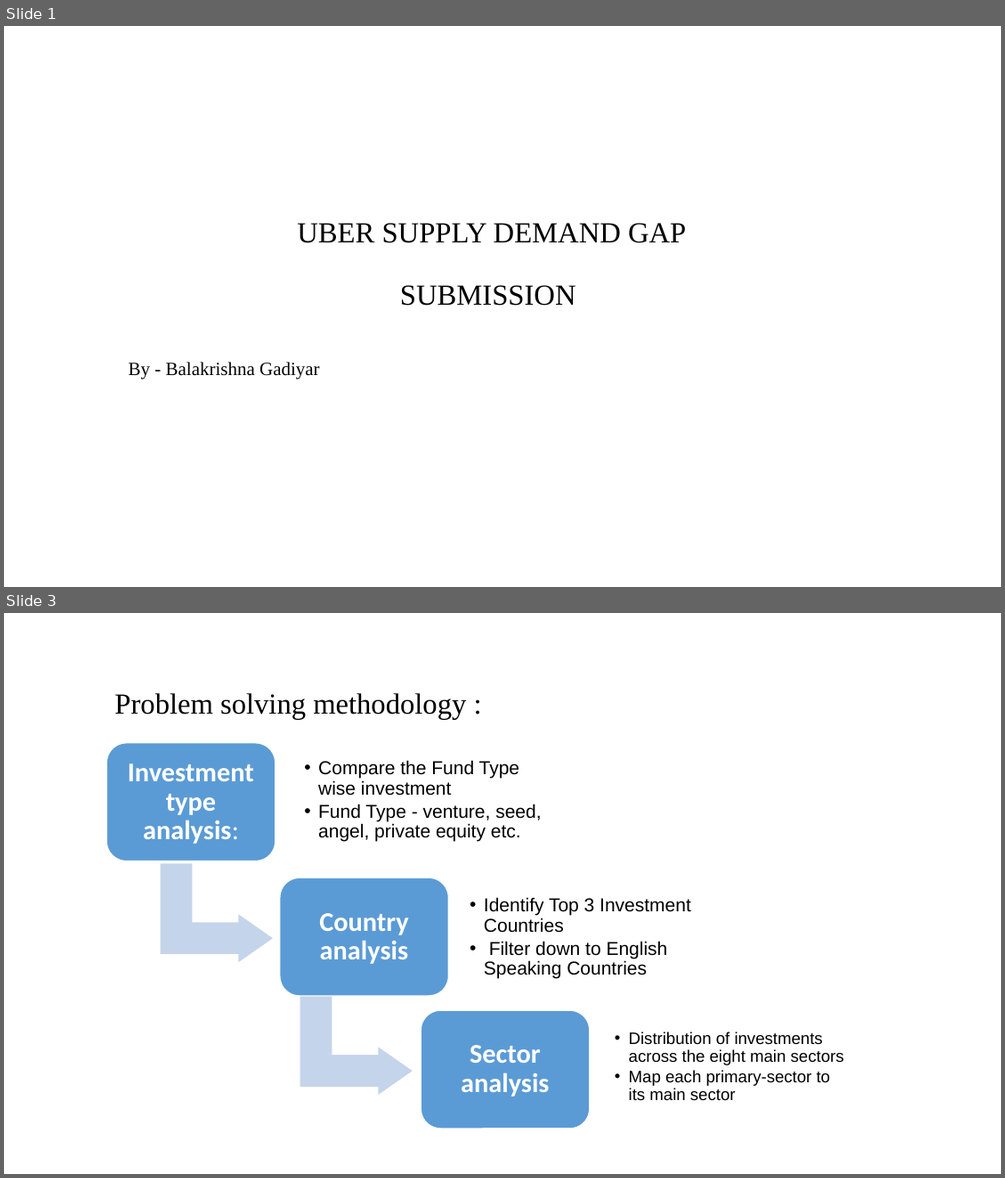
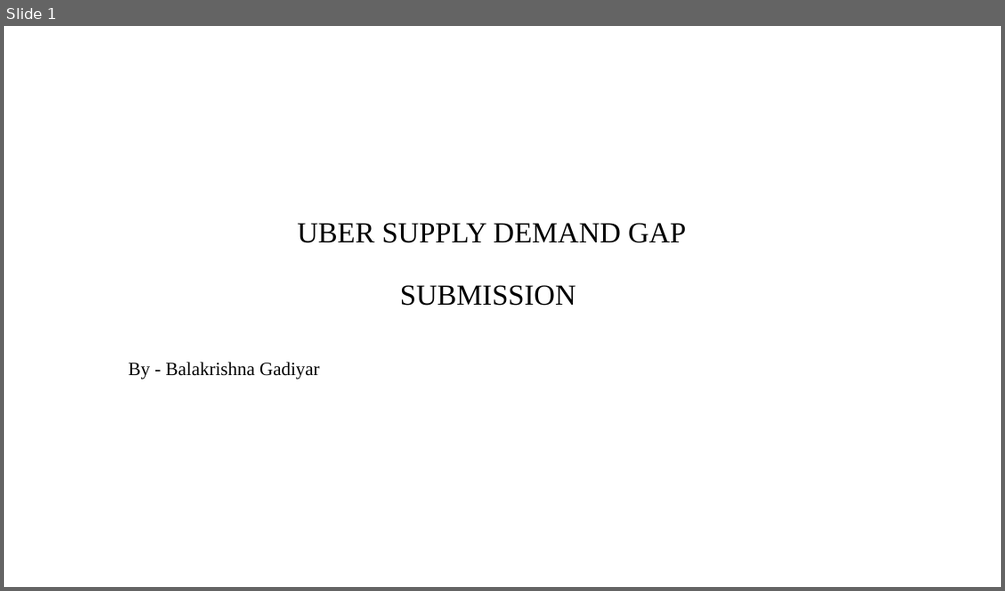
Before and after one commit to gladiatorlearns/PGDDS, a slide deck: Statistics and Exploratory Data Analytics/Uber Assignment/Uber Supply Demand Gap.pptx. Shown one above the other, each under a label of ours: slides 1 and 3 before the commit, slide 1 after it; the slides between them are not shown. The pictures are 1005x1178 and 1005x591 pixels, drawn with LibreOffice and Linux fonts; fonts in the diff are those of the drawing; background and template pictures are left out. Boxes give left, top, right and bottom in pixels: in the first picture for what was removed or moved away, otherwise in the second. Text is boxed around its words. In the diff, an @@ line names an element or a change of style, - is before the commit and + after.

```diff
--- a/Statistics and Exploratory Data Analytics/Uber Assignment/Uber Supply Demand Gap.pptx
+++ b/Statistics and Exploratory Data Analytics/Uber Assignment/Uber Supply Demand Gap.pptx
@@ slide 3 removed at (x1=4, y1=613, x2=1001, y2=1174), background #FFFFFF @@
@@ title removed at (x1=114, y1=693, x2=466, y2=719) @@
-Problem solving methodology :
@@ group removed at (x1=106, y1=743, x2=844, y2=1128): 6 texts, 3 rounded rectangles, 2 bent up arrows @@
-Investment type analysis:
-  • Compare the Fund Type wise investment
-  • Fund Type - venture, seed, angel, private equity etc.
-Country analysis
-  • Identify Top 3 Investment Countries
-  • Filter down to English Speaking Countries
-Sector analysis
-  • Distribution of investments across the eight main sectors
-  • Map each primary-sector to its main sector
```
Also in this commit, not shown: 7 slides added, 8 other slides removed, 4 other files.
